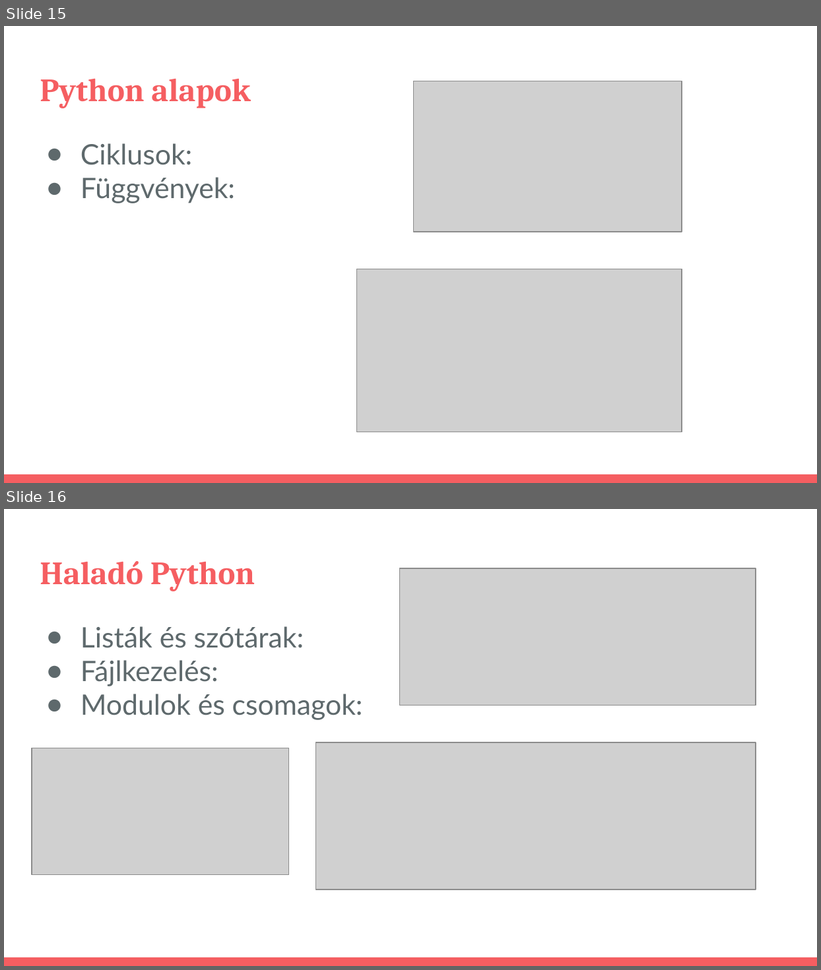
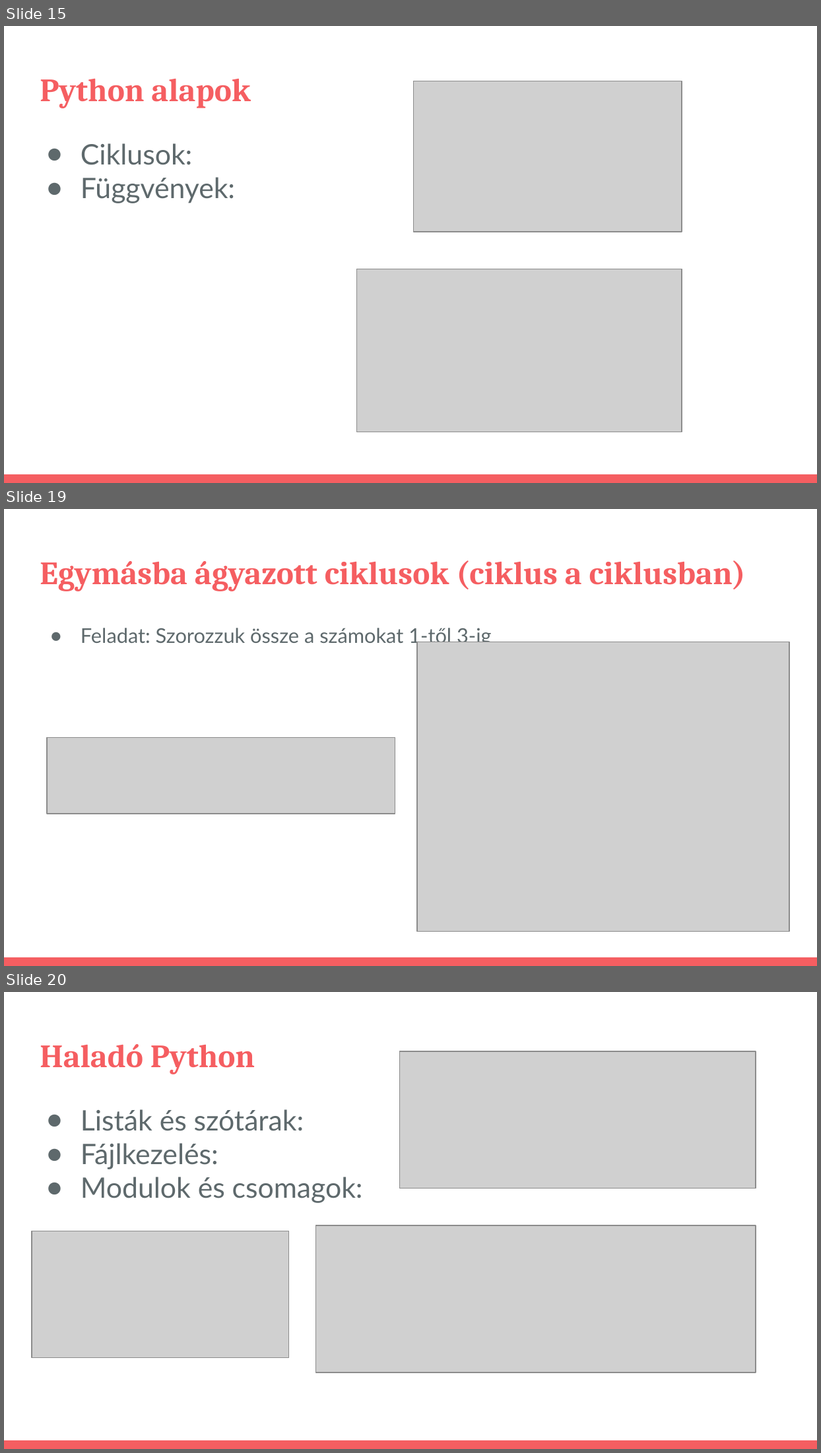
Before and after one commit to pisti72/infoka, a slide deck: prog/Bevezetés a Programozás Világába.pptx. Shown one above the other, each under a label of ours: slides 15 and 16 before the commit, slides 15, 19 and 20 after it; the slides between them are not shown. The pictures are 821x970 and 821x1453 pixels, drawn with LibreOffice and Linux fonts; fonts in the diff are those of the drawing; grey boxes stand for pictures. Boxes give left, top, right and bottom in pixels: in the first picture for what was removed or moved away, otherwise in the second. Text is boxed around its words. In the diff, an @@ line names an element or a change of style, - is before the commit and + after.

```diff
--- a/prog/Bevezetés a Programozás Világába.pptx
+++ b/prog/Bevezetés a Programozás Világába.pptx
@@ slide 19 added at (x1=4, y1=509, x2=817, y2=966), background #FFFFFF; not listed: 1 template element that a slide beside it also shows @@
@@ title added at (x1=40, y1=560, x2=746, y2=591), 28.8 pt, text #F55E61, bold @@
+Egymásba ágyazott ciklusok (ciklus a ciklusban)
@@ text added at (x1=81, y1=628, x2=492, y2=648), 18 pt, text #5E696C @@
+● Feladat: Szorozzuk össze a számokat 1-től 3-ig
@@ picture added at (x1=417, y1=642, x2=789, y2=931) @@
@@ picture added at (x1=47, y1=737, x2=395, y2=814) @@
@@ what was slide 16 is now slide 20 @@
```
Also in this commit, not shown: 3 other slides added.
